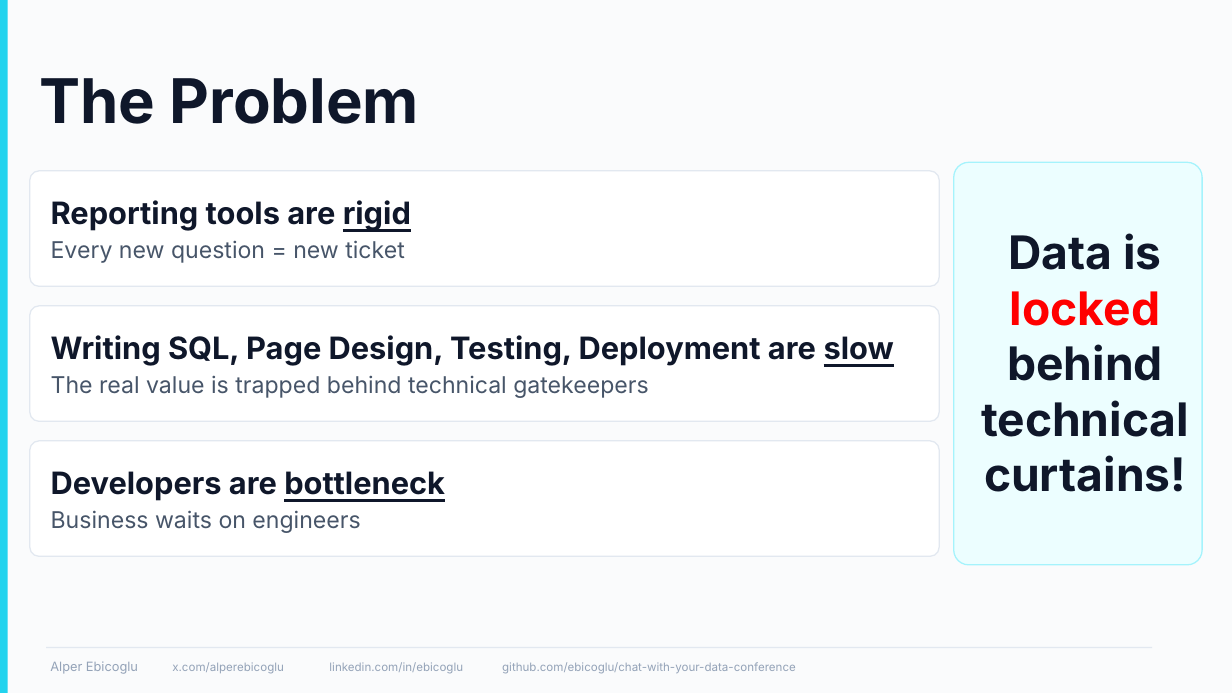
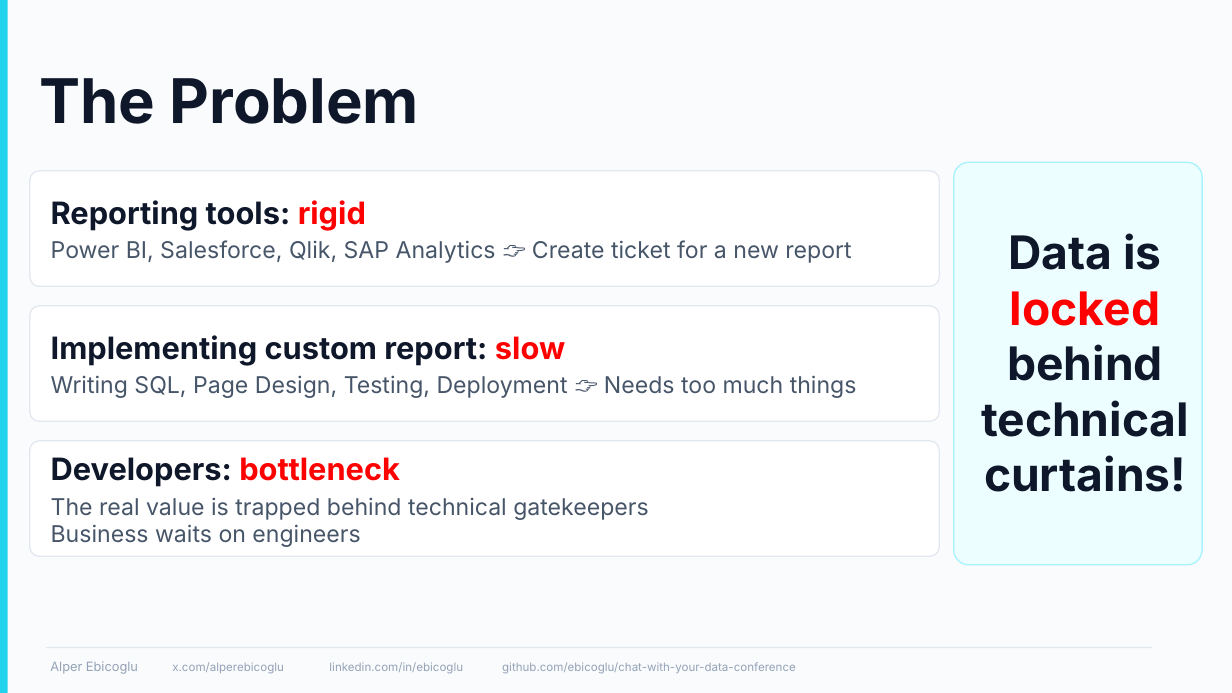
Before and after one commit to ebicoglu/chat-with-your-data-conference, a slide deck: slide 6 of Presentation.pptx (slide 4 before the commit). Drawn at 1232x693 pixels with LibreOffice and Linux fonts; fonts in the diff are those of the drawing; background and template pictures are left out. Boxes give left, top, right and bottom in pixels: in the first picture for what was removed or moved away, otherwise in the second. Text is boxed around its words. In the diff, an @@ line names an element or a change of style, - is before the commit and + after.

```diff
--- a/Presentation.pptx
+++ b/Presentation.pptx
@@ text in rounded rectangle at <box>51,200,851,263</box>: text changed @@
-Reporting tools are rigid
-Every new question = new ticket
+Reporting tools: rigid
+Power BI, Salesforce, Qlik, SAP Analytics 👉 Create ticket for a new report
@@ text in rounded rectangle at <box>51,335,857,398</box>: text changed; size 24 to 18 pt; text colour #0F172A to #475569; bold off @@
-Writing SQL, Page Design, Testing, Deployment are slow
-The real value is trapped behind technical gatekeepers
+Implementing custom report: slow
+Writing SQL, Page Design, Testing, Deployment 👉 Needs too much things
@@ text in rounded rectangle at <box>51,457,648,547</box>: text changed @@
-Developers are bottleneck
-Business waits on engineers
+Developers: bottleneck
+The real value is trapped behind technical gatekeepers
+Business waits on engineers
```
Also in this commit, not shown: 4 other slides changed, 2 slides added.
